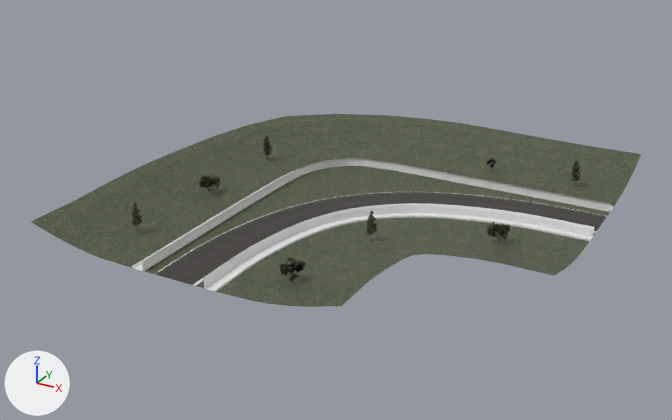
Before and after pictures for a commit that changed the OBJ model DX12App/Models/C-3-3-B.obj.
Both versions are drawn from a 50 mm lens placed at (1939.0, -2919.0, 963.0), pointed at (866.0, -968.0, -13.0). Arrows for +X, +Y and +Z are at lower left; the lights stay in place. Where no turn or scale is listed for an object, it has been applied to the vertices.

Names of what the first picture shows: 'Grass_Grass.002', 'Road_Road.002', 'Track_Track.005', 'Trees_Trees.002', 'Wirefence_Wirefence.002'.
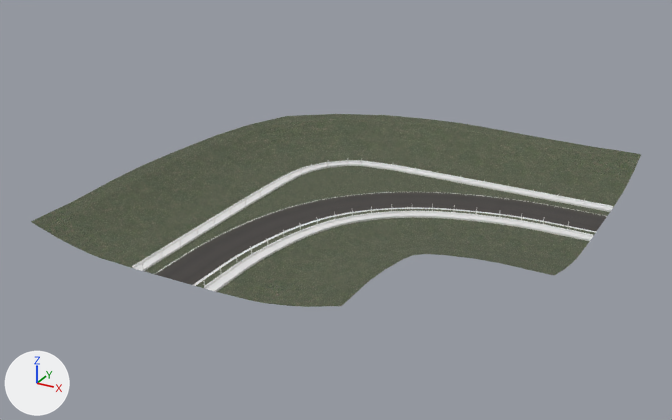
The edits, one by one:
Object 'Trees_Trees.002' (ob_trees_trees_002) is deleted.
Object 'Wirefence_Wirefence.002' (ob_wirefence_wirefence_002) is deleted.

Location of each change, (x1, y1, x2, y2) in pixels of the pictures (672 x 420 px):
'Wirefence_Wirefence.002', deleted: before (143, 158, 611, 286)
'Trees_Trees.002', deleted: before (131, 136, 581, 282)
